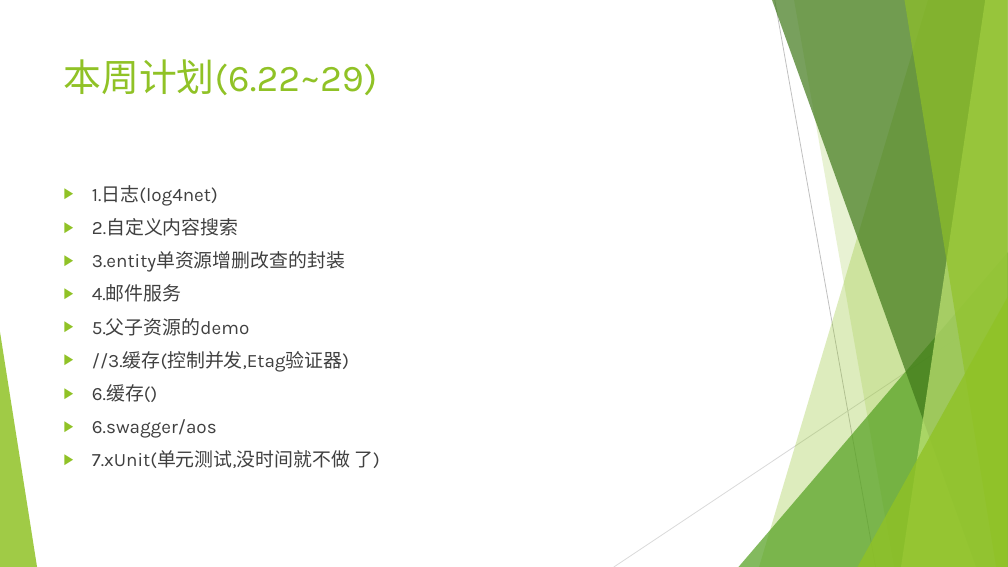
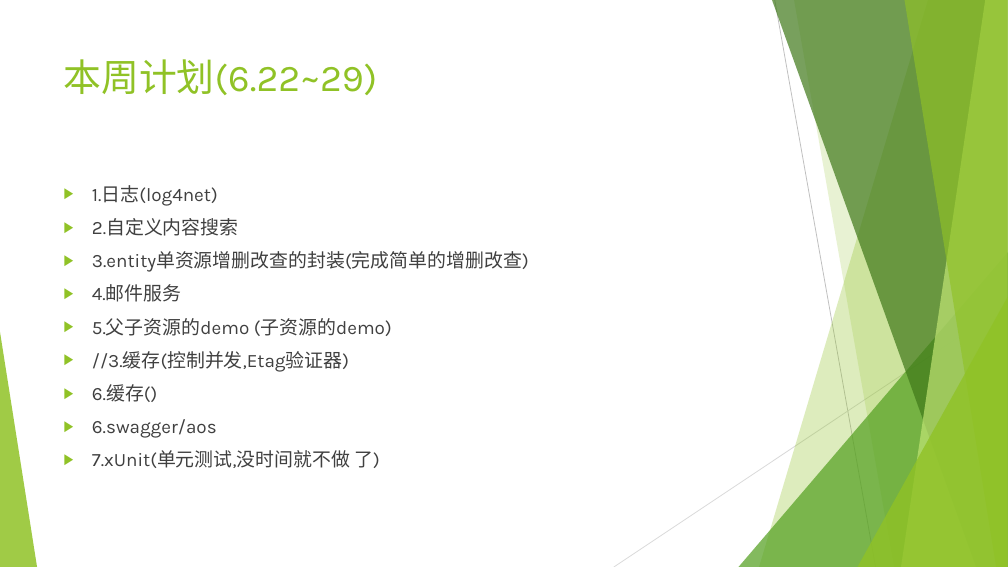
Before and after one commit to sun198986/Station, a slide deck: slide 17 of 后端设计.pptx. Drawn at 1008x567 pixels with LibreOffice and Linux fonts; fonts in the diff are those of the drawing. Boxes give left, top, right and bottom in pixels: in the first picture for what was removed or moved away, otherwise in the second. Text is boxed around its words. In the diff, an @@ line names an element or a change of style, - is before the commit and + after.

```diff
--- a/后端设计.pptx
+++ b/后端设计.pptx
@@ text at bbox=[92, 251, 529, 272]: text changed @@
-▶ 3.entity单资源增删改查的封装
+▶ 3.entity单资源增删改查的封装(完成简单的增删改查)
@@ text at bbox=[92, 318, 392, 336]: text changed @@
-▶ 5.父子资源的demo
+▶ 5.父子资源的demo (子资源的demo)
```
Also in this commit, not shown: 1 slide added, 7 other files.
